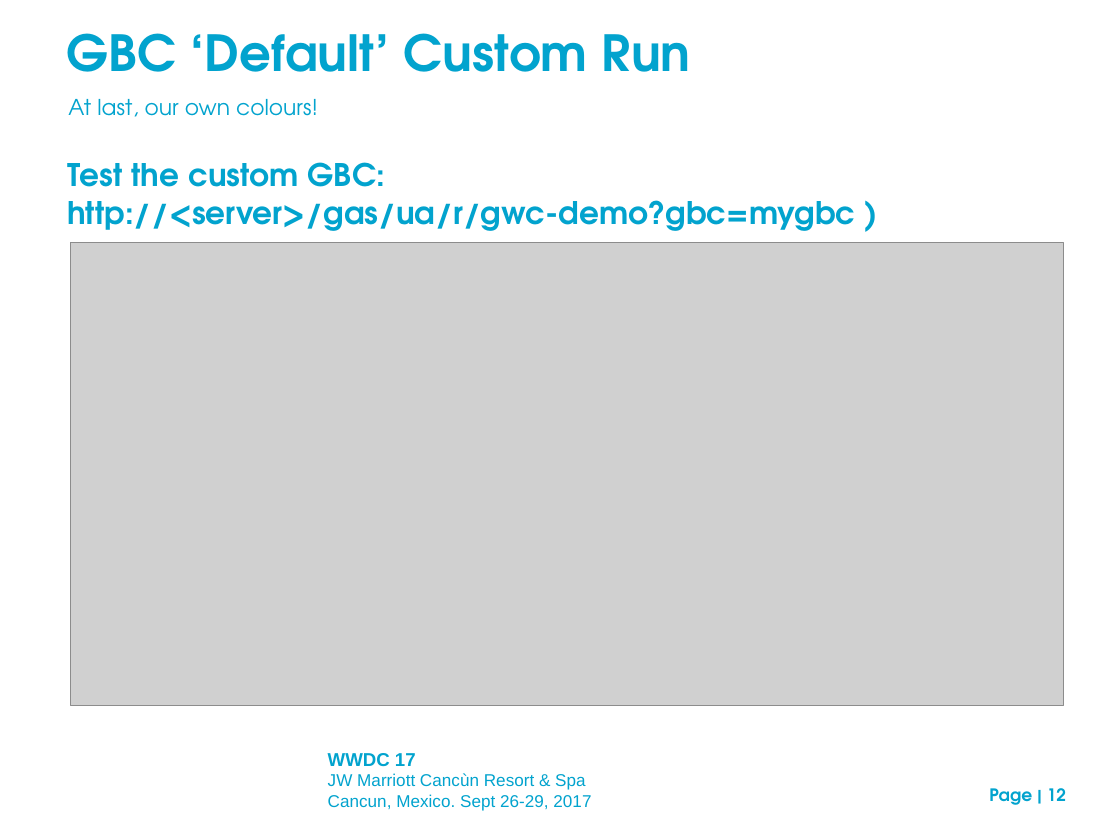
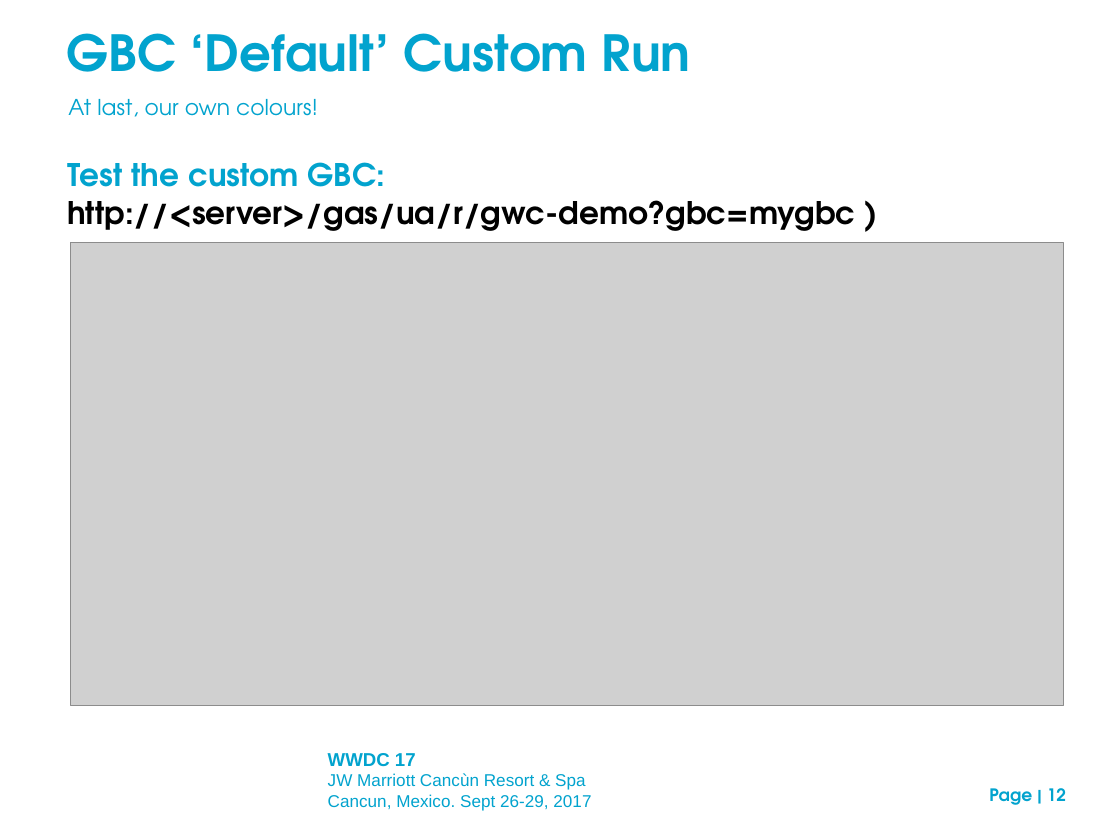
Before and after one commit to neilm-fourjs/njms_demos310, a slide deck: slide 12 of gbc/presentation/GBC_customization_draft.ppt. Drawn at 1120x840 pixels with LibreOffice and Linux fonts; fonts in the diff are those of the drawing; grey boxes stand for pictures; background and template pictures are left out. Boxes give left, top, right and bottom in pixels: in the first picture for what was removed or moved away, otherwise in the second. Text is boxed around its words. In the diff, an @@ line names an element or a change of style, - is before the commit and + after.

```diff
--- a/gbc/presentation/GBC_customization_draft.ppt
+++ b/gbc/presentation/GBC_customization_draft.ppt
@@ text at <box>67,200,856,231</box>: text colour #02A3CE to #000000 in "http://<server>/gas/ua/r/gwc-demo?gbc=mygbc )" @@
```
Also in this commit, not shown: 4 other slides changed, 3 slides added, 2 other files.
